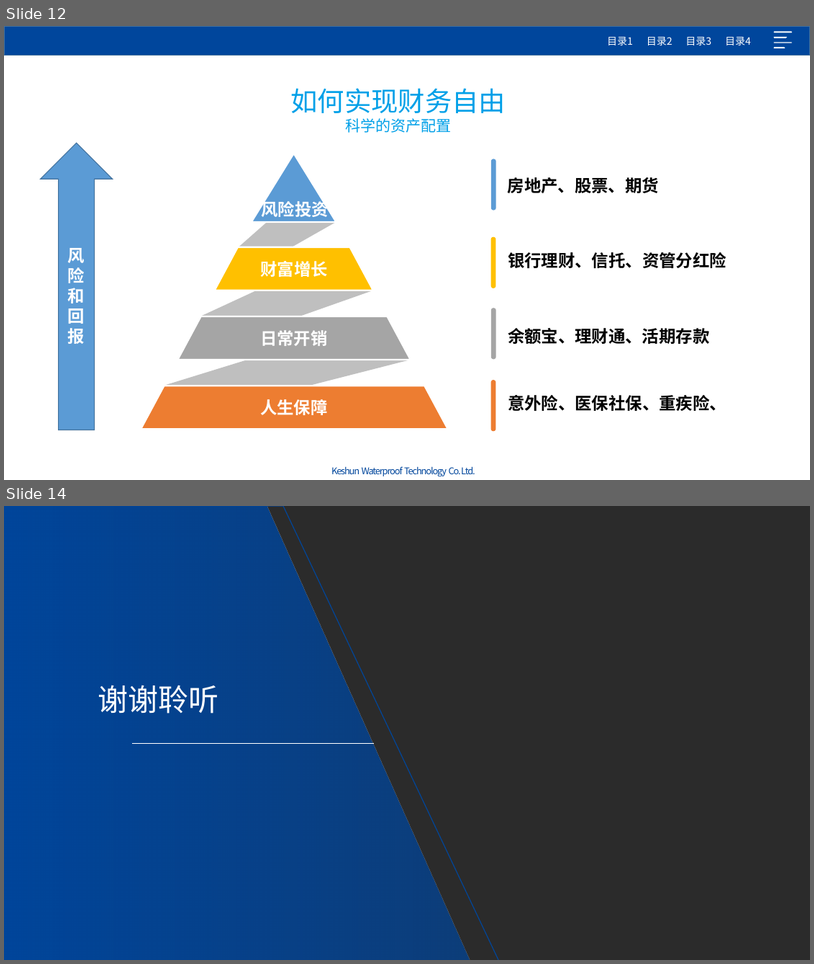
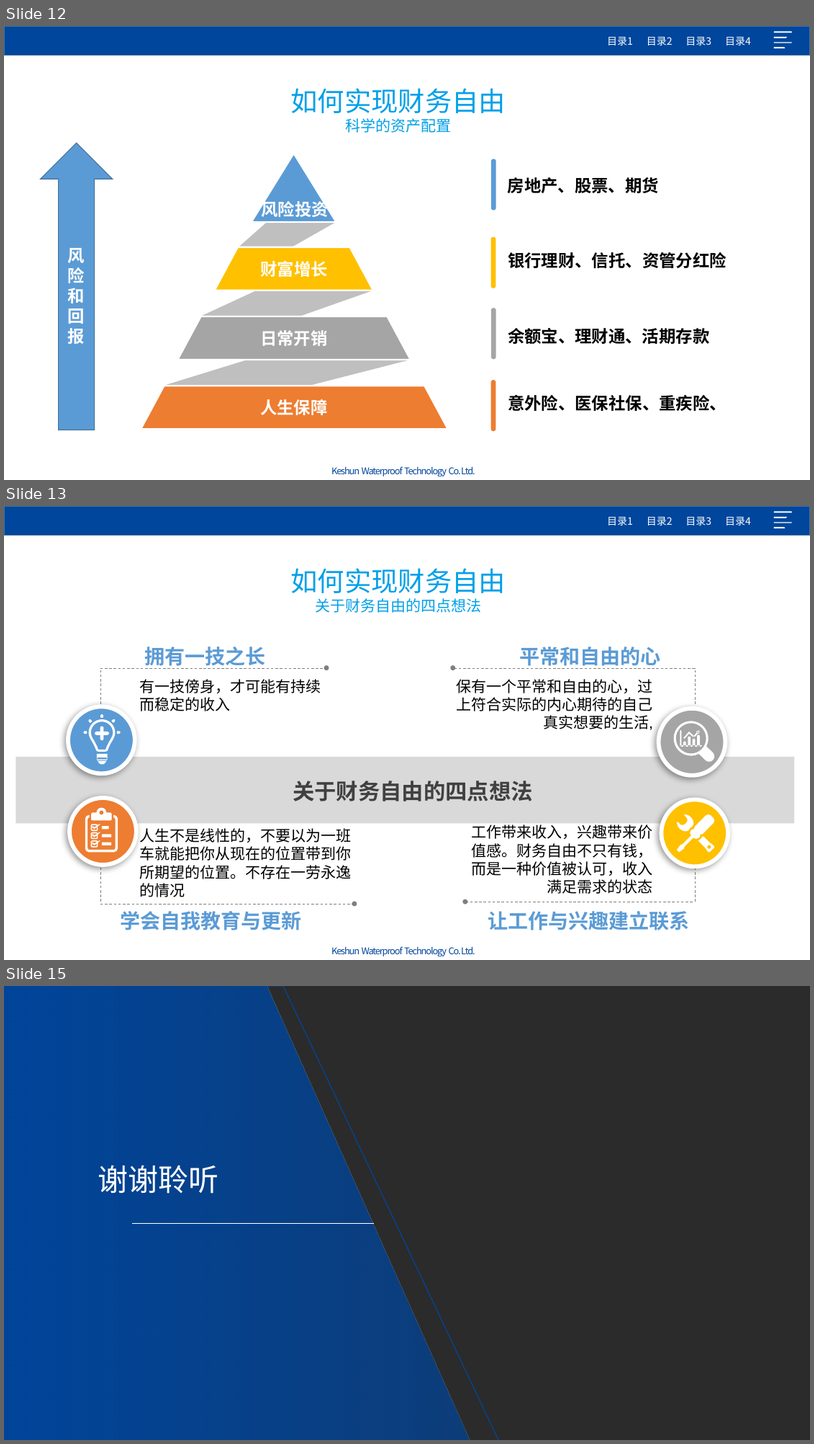
Before and after one commit to Jack-liangqihua/ABAP_CODER, a slide deck: 专题研究/晨会主题/201904财务自由.pptx. Shown one above the other, each under a label of ours: slides 12 and 14 before the commit, slides 12, 13 and 15 after it; the slides between them are not shown. The pictures are 814x964 and 814x1444 pixels, drawn with LibreOffice and Linux fonts; fonts in the diff are those of the drawing; background and template pictures are left out; a plain dark background stands for a picture behind light text. Boxes give left, top, right and bottom in pixels: in the first picture for what was removed or moved away, otherwise in the second. Text is boxed around its words. In the diff, an @@ line names an element or a change of style, - is before the commit and + after.

```diff
--- a/专题研究/晨会主题/201904财务自由.pptx
+++ b/专题研究/晨会主题/201904财务自由.pptx
@@ slide 13 added at (x1=4, y1=506, x2=810, y2=960), background picture (left out); not listed: 4 template elements that a slide beside it also shows @@
@@ text added at (x1=291, y1=568, x2=506, y2=613), 18 pt, text gradient #00A0E8 to #00469C @@
+如何实现财务自由
+关于财务自由的四点想法
@@ text added at (x1=144, y1=646, x2=265, y2=669), 24 pt, text #5B9BD5, bold @@
+拥有一技之长
@@ text added at (x1=520, y1=646, x2=661, y2=669), 24 pt, text #5B9BD5, bold @@
+平常和自由的心
@@ freeform shape added at (x1=100, y1=667, x2=327, y2=710), outline #7F7F7F 0 pt dashed @@
@@ freeform shape added at (x1=453, y1=667, x2=695, y2=710), outline #7F7F7F 0 pt dashed @@
@@ text added at (x1=140, y1=679, x2=322, y2=711), 18 pt, text #000000 @@
+有一技傍身，才可能有持续而稳定的收入
@@ text added at (x1=457, y1=679, x2=653, y2=730), 18 pt, text #000000 @@
+保有一个平常和自由的心，过上符合实际的内心期待的自己真实想要的生活,
@@ ellipse added at (x1=68, y1=706, x2=134, y2=773), fill #5B9BD5, outline #FFFFFF 5 pt @@
@@ freeform shape added at (x1=84, y1=714, x2=121, y2=764), fill #FFFFFF @@
@@ ellipse added at (x1=659, y1=708, x2=726, y2=775), fill #A5A5A5, outline #FFFFFF 5 pt @@
@@ freeform shape added at (x1=674, y1=721, x2=715, y2=762), fill #FFFFFF @@
@@ rectangle added at (x1=16, y1=757, x2=795, y2=823), fill #D9D9D9 @@
@@ text added at (x1=293, y1=780, x2=533, y2=801), 26 pt, text #404040, bold @@
+关于财务自由的四点想法
@@ ellipse added at (x1=70, y1=798, x2=136, y2=865), fill #ED7D31, outline #FFFFFF 5 pt @@
@@ freeform shape added at (x1=85, y1=807, x2=118, y2=852), fill #FFFFFF @@
@@ ellipse added at (x1=661, y1=800, x2=728, y2=867), fill #FFC000, outline #FFFFFF 5 pt @@
@@ text added at (x1=140, y1=828, x2=352, y2=897), 18 pt, text #000000 @@
+人生不是线性的，不要以为一班车就能把你从现在的位置带到你所期望的位置。不存在一劳永逸的情况
@@ text added at (x1=472, y1=824, x2=653, y2=893), 18 pt, text #000000 @@
+工作带来收入，兴趣带来价值感。财务自由不只有钱，而是一种价值被认可，收入满足需求的状态
@@ freeform shape added at (x1=677, y1=814, x2=715, y2=852), fill #FFFFFF @@
@@ freeform shape added at (x1=100, y1=860, x2=355, y2=903), outline #7F7F7F 0 pt dashed @@
@@ freeform shape added at (x1=466, y1=860, x2=695, y2=901), outline #7F7F7F 0 pt dashed @@
@@ text added at (x1=120, y1=911, x2=301, y2=930), 24 pt, text #5B9BD5, bold @@
+学会自我教育与更新
@@ text added at (x1=489, y1=911, x2=690, y2=930), 24 pt, text #5B9BD5, bold @@
+让工作与兴趣建立联系
@@ what was slide 14 is now slide 15 @@
```
Also in this commit, not shown: 2 slides changed.
